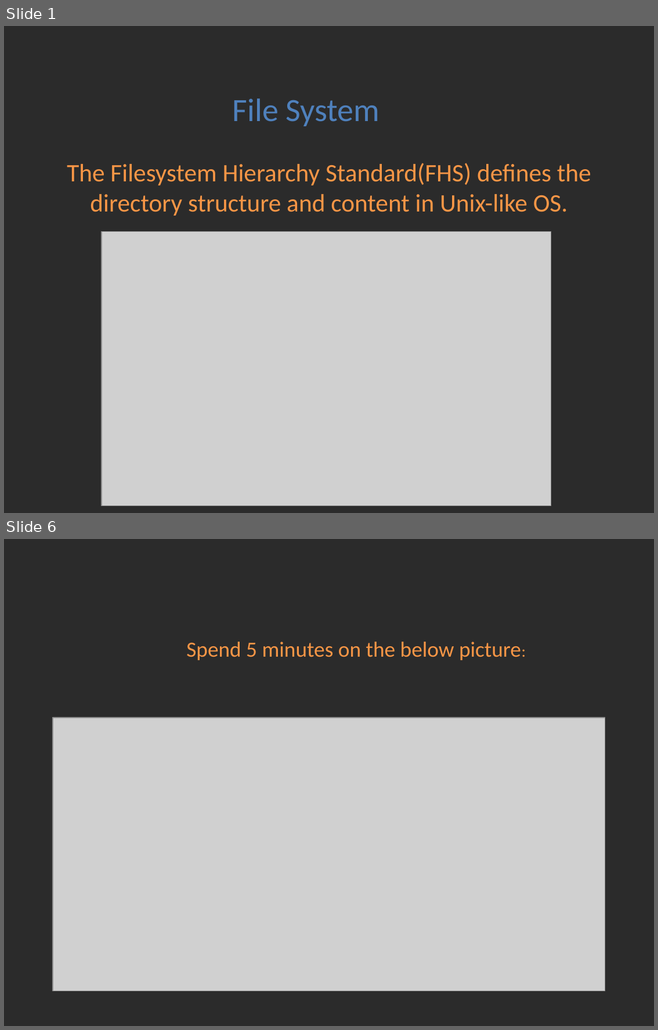
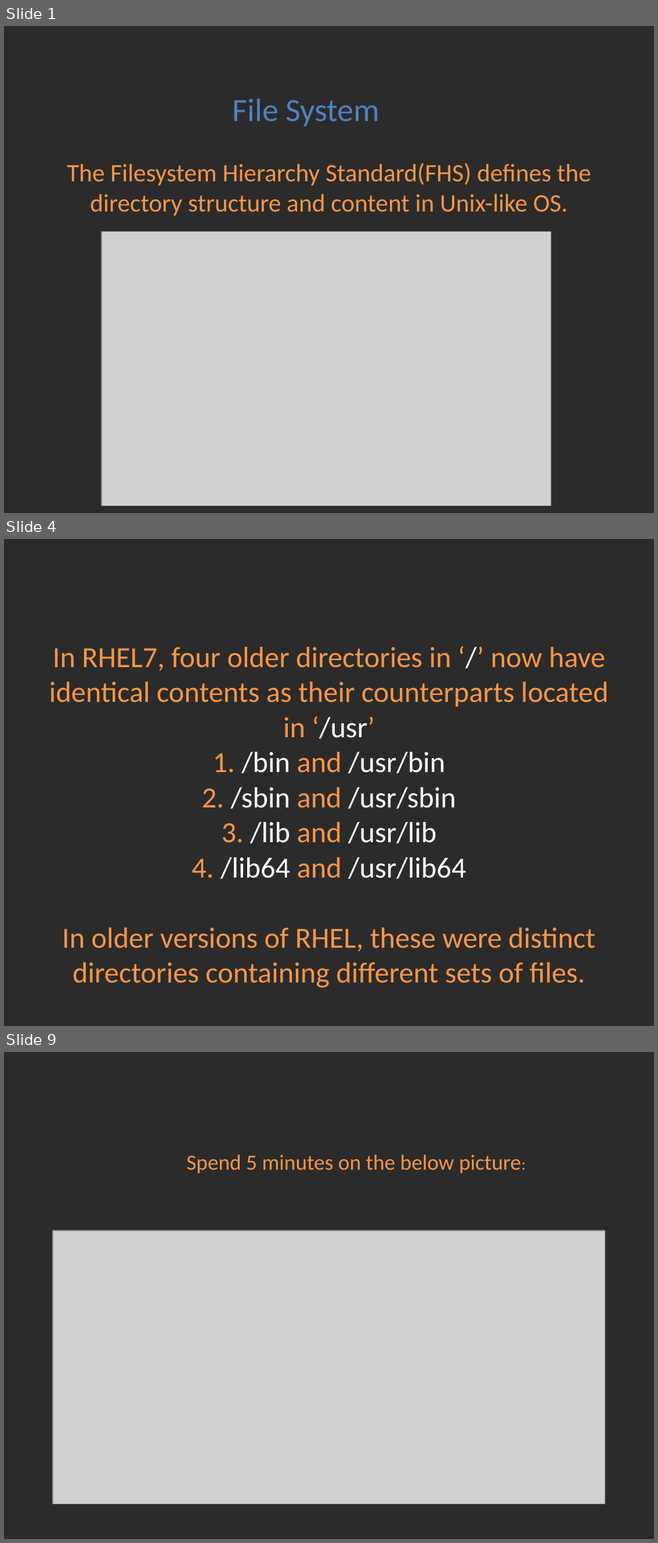
Before and after one commit to Academy-Soft-Intellect/Linux-Course, a slide deck: 3.FileSystem/03-FileSystem.pptx. Shown one above the other, each under a label of ours: slides 1 and 6 before the commit, slides 1, 4 and 9 after it; the slides between them are not shown. The pictures are 658x1030 and 658x1543 pixels, drawn with LibreOffice and Linux fonts; fonts in the diff are those of the drawing; grey boxes stand for pictures; background and template pictures are left out; a plain dark background stands for a picture behind light text. Boxes give left, top, right and bottom in pixels: in the first picture for what was removed or moved away, otherwise in the second. Text is boxed around its words. In the diff, an @@ line names an element or a change of style, - is before the commit and + after.

Commit message:
Modified filesystem.

```diff
--- a/3.FileSystem/03-FileSystem.pptx
+++ b/3.FileSystem/03-FileSystem.pptx
@@ slide 4 added at (x1=4, y1=539, x2=654, y2=1026), background picture (left out) @@
@@ title added at (x1=49, y1=647, x2=608, y2=988), 32.4 pt, text #F79646 @@
+I
+In RHEL7, four older directories in ‘/’ now have identical contents as their counterparts located in ‘/usr’
+1. /bin and /usr/bin
+2. /sbin and /usr/sbin
+3. /lib and /usr/lib
+4. /lib64 and /usr/lib64
+In older versions of RHEL, these were distinct directories containing different sets of files.
@@ what was slide 6 is now slide 9 @@
```
Also in this commit, not shown: 4 slides changed, 2 other slides added, 2 other files.
